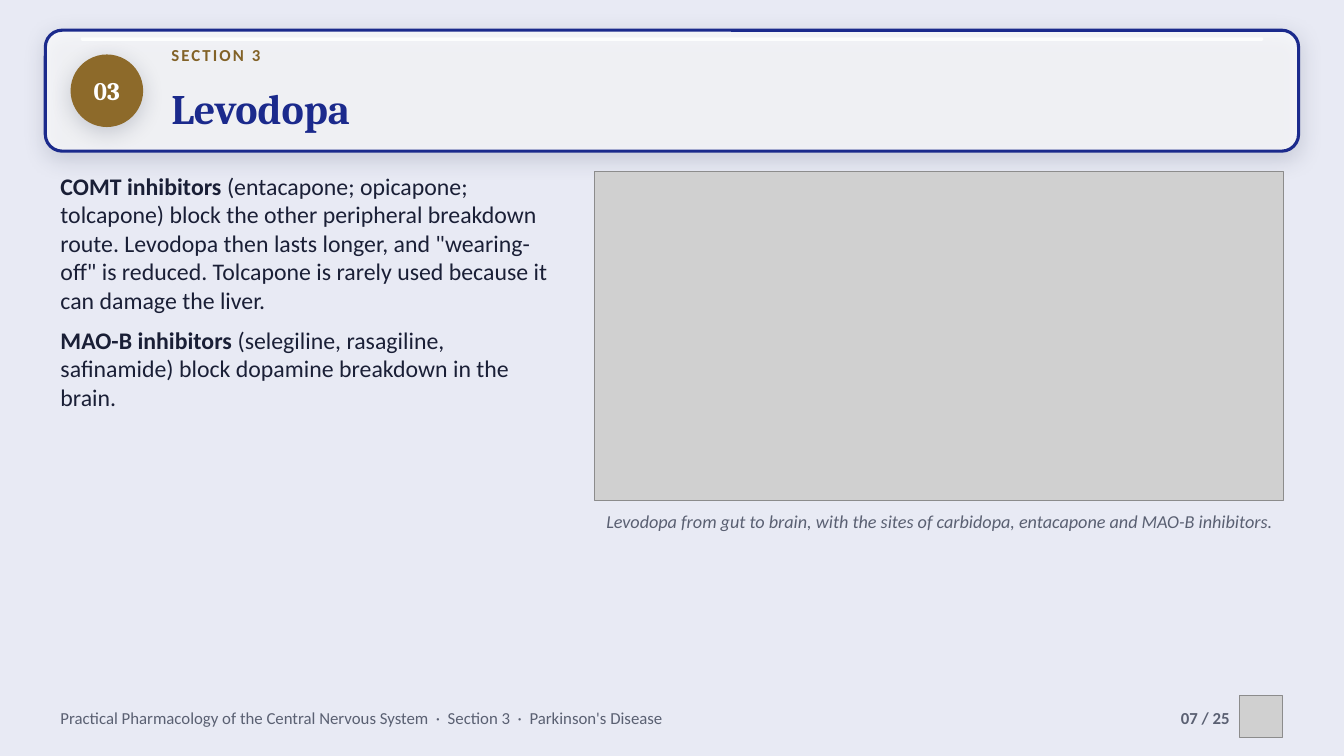
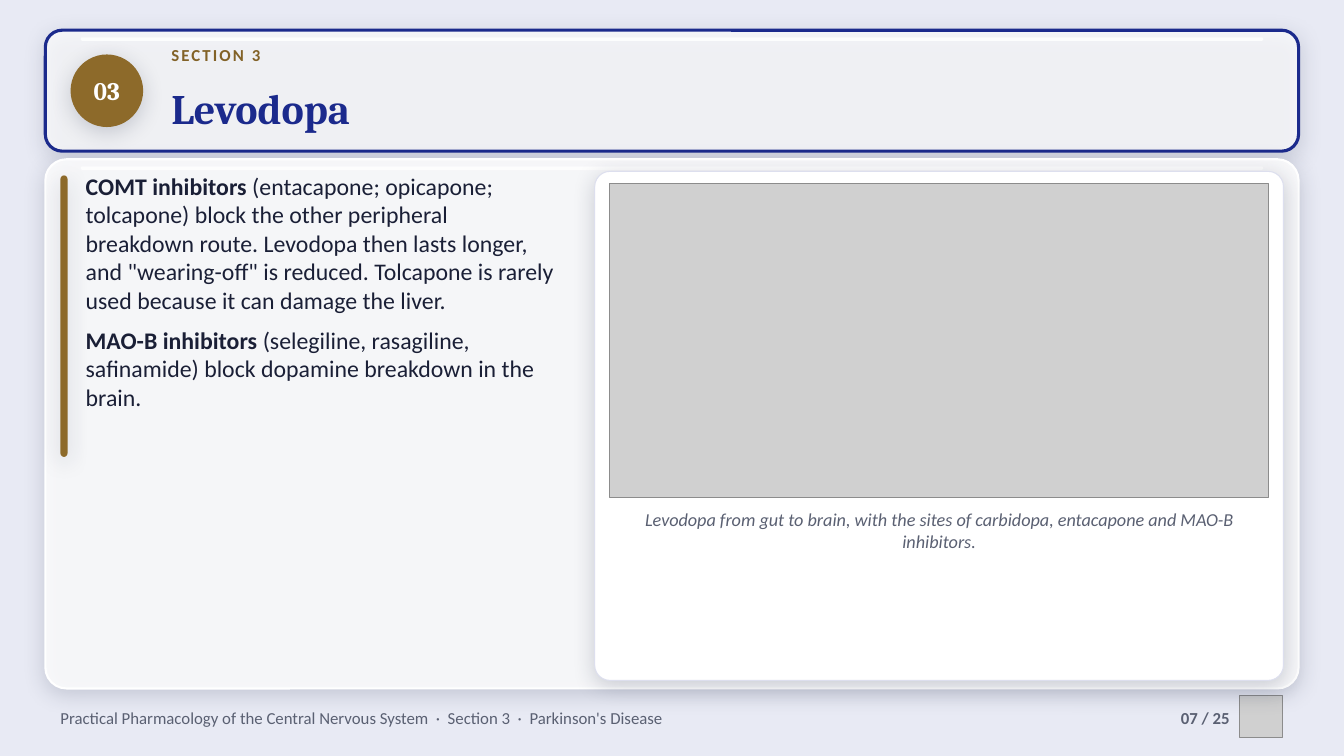
Before and after one commit to drrefaat18-ops/yasser, a slide deck: slide 7 of projects/cns-pharmacology-practical/slides/ch03-parkinsons-disease.pptx. Drawn at 1344x756 pixels with LibreOffice and Linux fonts; fonts in the diff are those of the drawing; grey boxes stand for pictures; background and template pictures are left out. Boxes give left, top, right and bottom in pixels: in the first picture for what was removed or moved away, otherwise in the second. Text is boxed around its words. In the diff, an @@ line names an element or a change of style, - is before the commit and + after.

```diff
--- a/projects/cns-pharmacology-practical/slides/ch03-parkinsons-disease.pptx
+++ b/projects/cns-pharmacology-practical/slides/ch03-parkinsons-disease.pptx
@@ rounded rectangle added at <box>45,159,1299,689</box>, fill #FFFFFF at 84% opacity, outline #FFFFFF 1.5 pt @@
@@ rounded rectangle added at <box>60,175,68,457</box>, fill #8D6A2A @@
@@ rounded rectangle added at <box>81,166,1263,170</box>, fill #FFFFFF at 85% opacity @@
@@ text "COMT inhibitors (entacapone; opicapone; tolcapone) ..." rewrapped from <box>60,178,547,406</box> to <box>86,178,553,406</box> @@
@@ rounded rectangle added at <box>595,171,1284,681</box>, fill #FFFFFF, outline #DDDFEE 0.75 pt @@
@@ picture: place and size @@
-picture at <box>595,171,1284,500</box>
+picture at <box>610,184,1268,498</box>
@@ text "Levodopa from gut to brain, ..." rewrapped from <box>606,515,1273,531</box> to <box>645,513,1233,548</box> @@
```
Also in this commit, not shown: 22 other slides changed, 10 other files.
